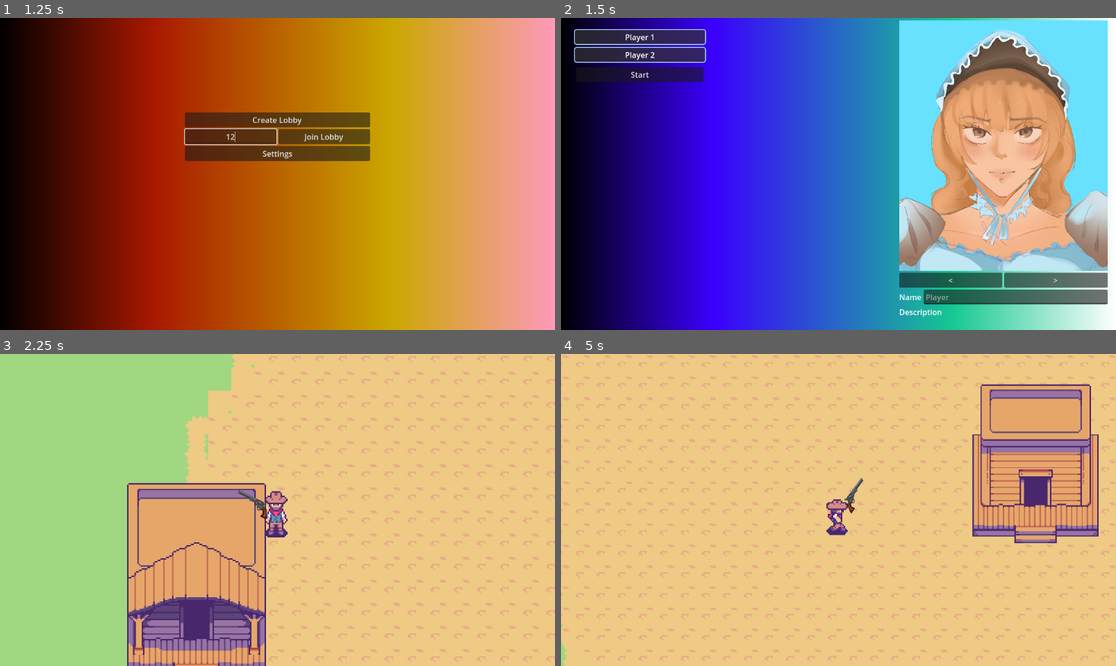
Above: before the commit, frames 1-4 (two rows, left to right).
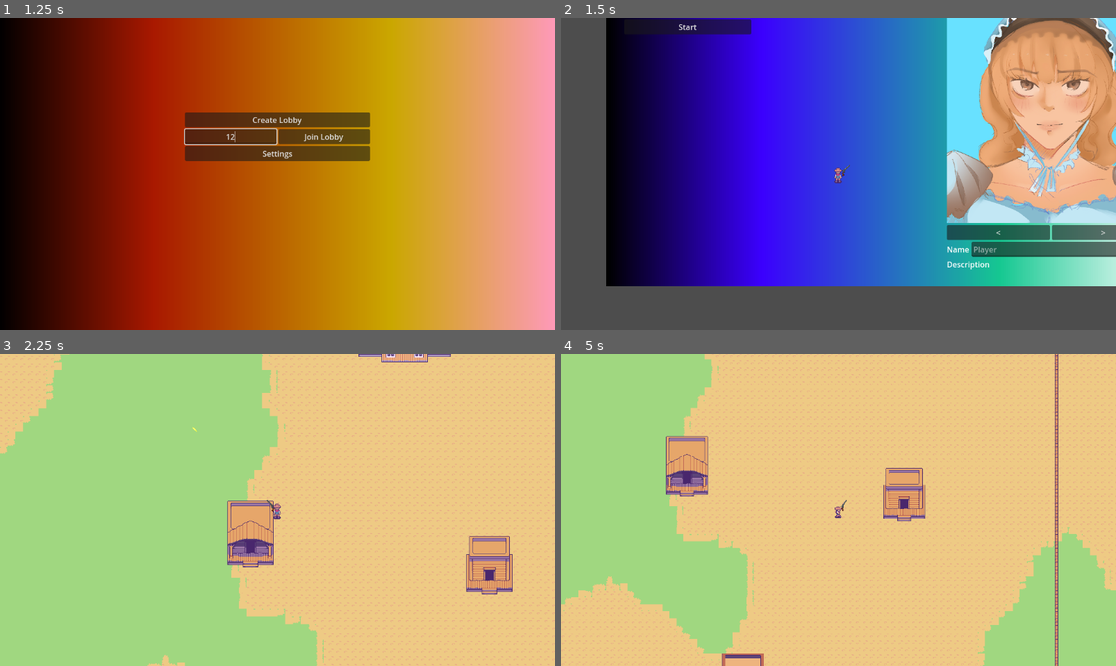
Above: after the commit, the same moments.

Repository: AugustanaCSC490Spring2025/Trail
Game: Godot game, scene res://Scenes/game.tscn
Two runs of this game, one before a commit and one after it. Both use one fixed random seed, a clock stepped at 60 frames per second and the inputs below.
Inputs (mouse positions are in pixels of both pictures, inside the frame that each line leads up to):
- Up to frame 1 (1.25 s): click (233, 136) at 0.52 s; type "12" at 0.6 s
- Up to frame 2 (1.5 s): click "Join Lobby" at 1.25 s
- Up to frame 3 (2.25 s): click "Start" at 2 s
- Up to frame 4 (5 s): tap Enter at 2.75 s; move the mouse to (960, 494) at 2.77 s; hold D (move right) 2.78-3.53 s; tap Mouse wheel down (zoom_in) at 2.85, 3.8 s; tap Mouse wheel up (zoom_out) at 3.05, 3.6, 4.55 s; move the mouse to (727, 525) at 3.52 s; hold S (move down) 3.53-4.28 s; move the mouse to (894, 441) at 4.27 s; hold D (move right) from 4.28 s (still down); click (894, 441) at 4.35 s

Frame 1 is identical in both runs. In frame 2, 96% of the frame differs, in the area x 0-100%, y 0-100%; in frame 3, 28%; in frame 4, 46%.

Commit message:
Fixed bullets

Diff:
--- a/Scenes/Map.tscn
+++ b/Scenes/Map.tscn
@@ -1,9 +1,8 @@
-[gd_scene load_steps=18 format=3 uid="uid://wdthkol45mfc"]
+[gd_scene load_steps=17 format=3 uid="uid://wdthkol45mfc"]
 
 [ext_resource type="Script" path="res://Scripts/map.gd" id="1_gxtgv"]
 [ext_resource type="Texture2D" uid="uid://df8vj4bxe20b3" path="res://Sprites/wild_west_style/Generic Old West Graphicis/Atlas.png" id="1_w505k"]
 [ext_resource type="Texture2D" uid="uid://iw3cv8rbcko" path="res://Sprites/wild_west_style/Generic Old West Graphicis/Player/Player Front Sheet.png" id="3_me6m1"]
-[ext_resource type="PackedScene" uid="uid://byqwsd2vi25ya" path="res://Scenes/Player.tscn" id="3_prrp8"]
 
 [sub_resource type="Gradient" id="Gradient_8y03l"]
 offsets = PackedFloat32Array(0, 0.382022)
@@ -1170,9 +1169,3 @@
 [node name="Object" type="TileMapLayer" parent="."]
 z_index = 1
 tile_set = SubResource("TileSet_emjxx")
-
-[node name="Player" parent="." instance=ExtResource("3_prrp8")]
-z_index = 3
-
-[node name="Camera2D" type="Camera2D" parent="Player"]
-zoom = Vector2(3, 3)
--- a/Scenes/Player.tscn
+++ b/Scenes/Player.tscn
@@ -729,3 +729,5 @@
 replication_config = SubResource("SceneReplicationConfig_mhctf")
 
 [node name="Weapon Pivot" parent="." instance=ExtResource("6_x73qf")]
+
+[node name="Camera2D" type="Camera2D" parent="."]
--- a/Scripts/bullet.gd
+++ b/Scripts/bullet.gd
@@ -1,16 +1,19 @@
 extends Area2D
 const speed = 1
 @onready var direction = null
+@onready var sprite = $Sprite2D
 var velocity = 1200
 var x_speed
 var y_speed
+var origin
 
 
 # Called when the node enters the scene tree for the first time.
 func _ready() -> void:
-	pass
+	sprite.visible = false
 
 func fire(starting_location: Vector2) -> void:
+	origin = starting_location
 	var direction = get_global_mouse_position()
 	var x_dif = float(direction.x - starting_location.x)
 	var y_dif = float(direction.y - starting_location.y)
@@ -19,12 +22,18 @@
 	var unit_y = y_dif / distance
 	x_speed = unit_x * velocity
 	y_speed = unit_y * velocity
-	print("Starting Location: ", starting_location)
-	print("Direction: ", direction)
-	print("x_speed: ", x_speed)
-	print("y_speed: ", y_speed)
+	#print("Starting Location: ", starting_location)
+	#print("Direction: ", direction)
+	#print("x_speed: ", x_speed)
+	#print("y_speed: ", y_speed)
 
 
 # Called every frame. 'delta' is the elapsed time since the previous frame.
 func _physics_process(delta: float) -> void:
 	position += Vector2(x_speed, y_speed) * delta
+	var distance = sqrt(pow(position.x, 2.0) + pow(position.y, 2.0))
+	if(!sprite.visible && distance > 32):
+		sprite.visible = true
+	if(distance > 10000):
+		queue_free()
+	print(position)
--- a/Scripts/map.gd
+++ b/Scripts/map.gd
@@ -72,18 +72,6 @@
 	grass_tilemaplayer.set_cells_terrain_connect(grass_arr, 0,0)
 	dirt_tilemaplayer.set_cells_terrain_connect(dirt_arr, 1,0)
 
-func _input(event):
-	if Input.is_action_just_pressed("zoom_in"):
-		var zoom_val = camera_2d.zoom.x * 1.1
-		camera_2d.zoom = Vector2(zoom_val, zoom_val)
-	elif Input.is_action_just_pressed("zoom_out"):
-		var zoom_val = camera_2d.zoom.x / 1.1
-		if zoom_val == 0:
-			zoom_val = camera_2d.zoom.x - 0.2
-
-		camera_2d.zoom = Vector2(zoom_val, zoom_val)
-		#print(camera_2d.get_screen_center_position())
-
 func generate_wall(x, y):
 	var barrier_val: Vector2i
 	if ((y >= -45 and y <= 45) and ((x == ((-width/2) + 15)) or (x == ((width/2) - 15)))):
--- a/Scripts/network.gd
+++ b/Scripts/network.gd
@@ -26,6 +26,7 @@
 	multiplayer.connected_to_server.connect(_connected_to_server)
 	multiplayer.connection_failed.connect(_connection_failed)
 	multiplayer.server_disconnected.connect(_server_disconnected)
+	_on_player_connected(multiplayer.get_unique_id())
 
 func _on_player_connected(id):
 	spawnerNodes.add_child(playerScene.instantiate())
--- a/Scripts/player.gd
+++ b/Scripts/player.gd
@@ -2,6 +2,7 @@
 
 @onready var player_sprite = $AnimatedSprite2D
 @onready var player_facing = "down"
+@onready var camera_2d = $Camera2D
 
 const SPAWN_RADIUS: float = 100
 const SPEED = 200.0
@@ -44,6 +45,17 @@
 			velocity.x = 0
 	changeAnimation(player_facing)
 
+func _input(event):
+	if Input.is_action_just_pressed("zoom_in"):
+		var zoom_val = camera_2d.zoom.x * 1.1
+		camera_2d.zoom = Vector2(zoom_val, zoom_val)
+	elif Input.is_action_just_pressed("zoom_out"):
+		var zoom_val = camera_2d.zoom.x / 1.1
+		if zoom_val == 0:
+			zoom_val = camera_2d.zoom.x - 0.2
+
+		camera_2d.zoom = Vector2(zoom_val, zoom_val)
+
 func changeAnimation(facing: String):
 	var idle = true
 	if velocity.x == 0 && velocity.y == 0:
